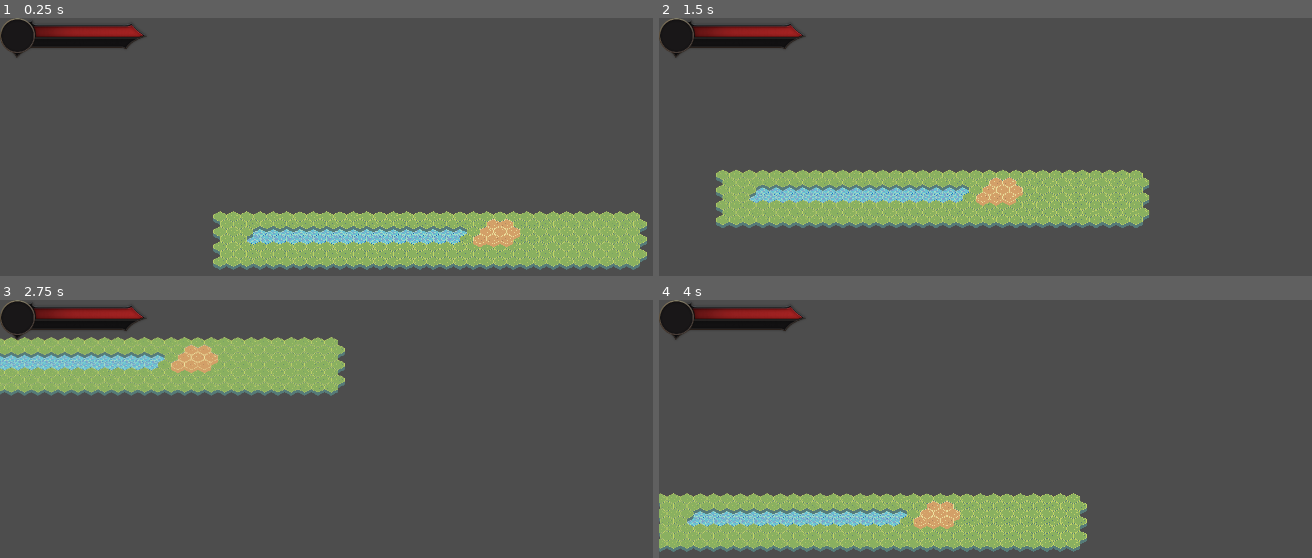
Above: before the commit, frames 1-4 (two rows, left to right).
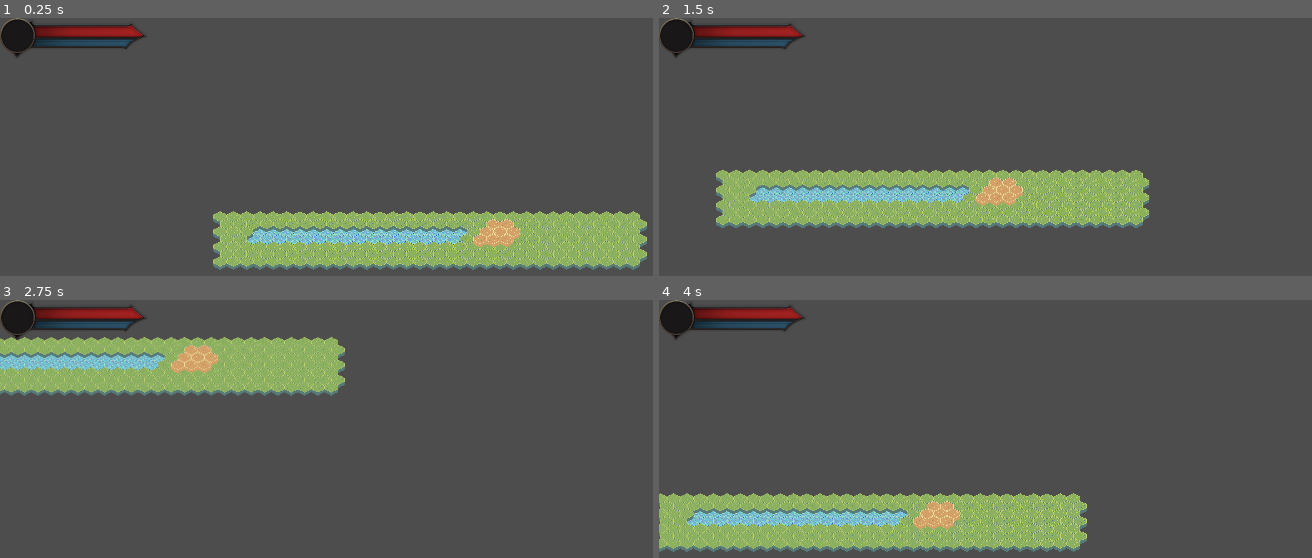
Above: after the commit, the same moments.

Repository: huxiaoou/hus-rpg-beta
Game: Godot game, scene res://scenes/levels/level.tscn
Same seed, same stepped clock (60 frames per second), same inputs: the game is played once before the commit and once after it.
Inputs:
- Up to frame 1 (0.25 s): no input
- Up to frame 2 (1.5 s): tap Enter at 0.5 s; hold D (move_right) 0.53-1.28 s; tap I at 0.6, 1.35 s; hold S (move_down) from 1.28 s (still down)
- Up to frame 3 (2.75 s): release S (move_down) at 2.03 s; hold D (move_right) from 2.03 s (still down); tap I at 2.1 s
- Up to frame 4 (4 s): release D (move_right) at 2.78 s; hold W (move_up) 2.78-3.53 s; tap I at 2.85, 3.6 s; hold A (move_left) from 3.53 s (still down)

The runs differ from the first frame. In frame 1, 0.4% of the frame differs, in the area x 5-21%, y 8-12%; in frame 2, 0.4%; in frame 3, 0.4%; in frame 4, 0.4%.

Commit message:
Update UIAvatar

Diff:
--- a/scenes/ui/ui_avatar.gd
+++ b/scenes/ui/ui_avatar.gd
@@ -2,9 +2,11 @@
 
 class_name UIAvatar
 
+@onready var timer: Timer = $Timer
 @onready var bar_health_bg: TextureProgressBar = $TextureAvatar/BarHealthBg
 @onready var bar_health_fg: TextureProgressBar = $TextureAvatar/BarHealthFg
-@onready var timer: Timer = $Timer
+@onready var bar_magicka_bg: TextureProgressBar = $TextureAvatar/BarMagickaBg
+@onready var bar_magicka_fg: TextureProgressBar = $TextureAvatar/BarMagickaFg
 
 
 func _ready() -> void:
@@ -12,43 +14,89 @@
 	bar_health_fg.value = bar_health_fg.max_value
 
 
-func _increase_health(health: float, duration_seconds: float = 0.5) -> void:
-	bar_health_fg.value = health
-	timer.start(0.3)
+func _decrease_bar(
+		bg: TextureProgressBar,
+		fg: TextureProgressBar,
+		new_val: float,
+		duration_seconds: float,
+		delay_sceonds: float = 0.3,
+		blink_times: int = 3,
+		blink_attitude: Vector2 = Vector2(0.5, 1.0),
+		blink_duration_seconds: float = 0.05,
+):
+	fg.value = new_val
+	timer.start(delay_sceonds)
 	await timer.timeout
 	var tw: Tween = create_tween()
-	for _t in range(3):
-		tw.tween_property(bar_health_bg, "self_modulate:a", 0.5, 0.05)
-		tw.tween_property(bar_health_bg, "self_modulate:a", 1.0, 0.05)
-	tw.tween_property(bar_health_bg, "value", health, duration_seconds)
+	for t: int in range(blink_times):
+		tw.tween_property(bg, "self_modulate:a", blink_attitude.x, blink_duration_seconds)
+		tw.tween_property(bg, "self_modulate:a", blink_attitude.y, blink_duration_seconds)
+	tw.tween_property(bg, "value", new_val, duration_seconds)
 	return
 
 
-func _decrease_health(health: float, duration_seconds: float = 0.5) -> void:
-	bar_health_bg.value = health
-	timer.start(0.3)
+func _increase_bar(
+		bg: TextureProgressBar,
+		fg: TextureProgressBar,
+		new_val: float,
+		duration_seconds: float,
+		delay_sceonds: float = 0.3,
+		blink_times: int = 3,
+		blink_attitude: Vector2 = Vector2(0.5, 1.0),
+		blink_duration_seconds: float = 0.05,
+):
+	bg.value = new_val
+	timer.start(delay_sceonds)
 	await timer.timeout
 	var tw: Tween = create_tween()
-	for _t in range(3):
-		tw.tween_property(bar_health_bg, "self_modulate:a", 0.5, 0.05)
-		tw.tween_property(bar_health_bg, "self_modulate:a", 1.0, 0.05)
-	tw.tween_property(bar_health_fg, "value", health, duration_seconds)
+	for t: int in range(blink_times):
+		tw.tween_property(bg, "self_modulate:a", blink_attitude.x, blink_duration_seconds)
+		tw.tween_property(bg, "self_modulate:a", blink_attitude.y, blink_duration_seconds)
+	tw.tween_property(fg, "value", new_val, duration_seconds)
 	return
 
 
-func on_health_changed(health: float) -> void:
-	if health < bar_health_fg.value:
-		_increase_health(health)
-	elif health > bar_health_fg.value:
-		_decrease_health(health)
+func _decrease_health(new_health: float, duration_seconds: float) -> void:
+	_decrease_bar(bar_health_bg, bar_health_fg, new_health, duration_seconds)
+	return
+
+
+func _increase_health(new_health: float, duration_seconds: float) -> void:
+	_increase_bar(bar_health_bg, bar_health_fg, new_health, duration_seconds)
+	return
+
+
+func _decrease_magicka(new_magicka: float, duration_seconds: float) -> void:
+	_decrease_bar(bar_magicka_bg, bar_magicka_fg, new_magicka, duration_seconds)
+	return
+
+
+func _increase_magicka(new_magicka: float, duration_seconds: float) -> void:
+	_increase_bar(bar_magicka_bg, bar_magicka_fg, new_magicka, duration_seconds)
+	return
+
+
+func on_health_changed(new_health: float) -> void:
+	if new_health < bar_health_fg.value:
+		_decrease_health(new_health, 0.5)
+	elif new_health > bar_health_fg.value:
+		_increase_health(new_health, 0.5)
+	return
+
+
+func on_magicka_changed(new_magicka: float) -> void:
+	if new_magicka < bar_magicka_fg.value:
+		_decrease_magicka(new_magicka, 0.5)
+	elif new_magicka > bar_magicka_fg.value:
+		_increase_magicka(new_magicka, 0.5)
 	return
 
 
 func _input(event: InputEvent) -> void:
 	if event.is_action_pressed("test_add"):
-		print("add health")
 		on_health_changed(clampf(bar_health_fg.value + 20, bar_health_fg.min_value, bar_health_fg.max_value))
+		on_magicka_changed(clampf(bar_magicka_fg.value + 40, bar_magicka_fg.min_value, bar_magicka_fg.max_value))
 	elif event.is_action_pressed("test_subtract"):
-		print("subtract health")
 		on_health_changed(clampf(bar_health_fg.value - 20, bar_health_fg.min_value, bar_health_fg.max_value))
+		on_magicka_changed(clampf(bar_magicka_fg.value - 40, bar_magicka_fg.min_value, bar_magicka_fg.max_value))
 	return
--- a/scenes/ui/ui_avatar.tscn
+++ b/scenes/ui/ui_avatar.tscn
@@ -1,8 +1,9 @@
-[gd_scene load_steps=4 format=3 uid="uid://b7i6lo43napfl"]
+[gd_scene load_steps=5 format=3 uid="uid://b7i6lo43napfl"]
 
 [ext_resource type="Texture2D" uid="uid://bbrshh7oddct8" path="res://assets/ui/frame_empty.png" id="1_1cfvi"]
 [ext_resource type="Script" uid="uid://dbnub4n1bqvdl" path="res://scenes/ui/ui_avatar.gd" id="1_km680"]
 [ext_resource type="Texture2D" uid="uid://dlpjytq2bny22" path="res://assets/ui/fill_1.png" id="2_kiu1l"]
+[ext_resource type="Texture2D" uid="uid://dww4vd7mes75c" path="res://assets/ui/fill_2.png" id="4_x6ls6"]
 
 [node name="UIAvatar" type="Control"]
 layout_mode = 3
@@ -45,3 +46,30 @@
 stretch_margin_right = 50
 stretch_margin_bottom = 4
 texture_progress = ExtResource("2_kiu1l")
+
+[node name="BarMagickaBg" type="TextureProgressBar" parent="TextureAvatar"]
+layout_mode = 0
+offset_left = 156.0
+offset_top = 104.0
+offset_right = 686.0
+offset_bottom = 162.0
+value = 100.0
+stretch_margin_left = 16
+stretch_margin_top = 4
+stretch_margin_right = 50
+stretch_margin_bottom = 4
+texture_progress = ExtResource("4_x6ls6")
+tint_progress = Color(0.94, 0.94, 0.94, 0.501961)
+
+[node name="BarMagickaFg" type="TextureProgressBar" parent="TextureAvatar"]
+layout_mode = 0
+offset_left = 156.0
+offset_top = 104.0
+offset_right = 686.0
+offset_bottom = 162.0
+value = 100.0
+stretch_margin_left = 16
+stretch_margin_top = 4
+stretch_margin_right = 50
+stretch_margin_bottom = 4
+texture_progress = ExtResource("4_x6ls6")
